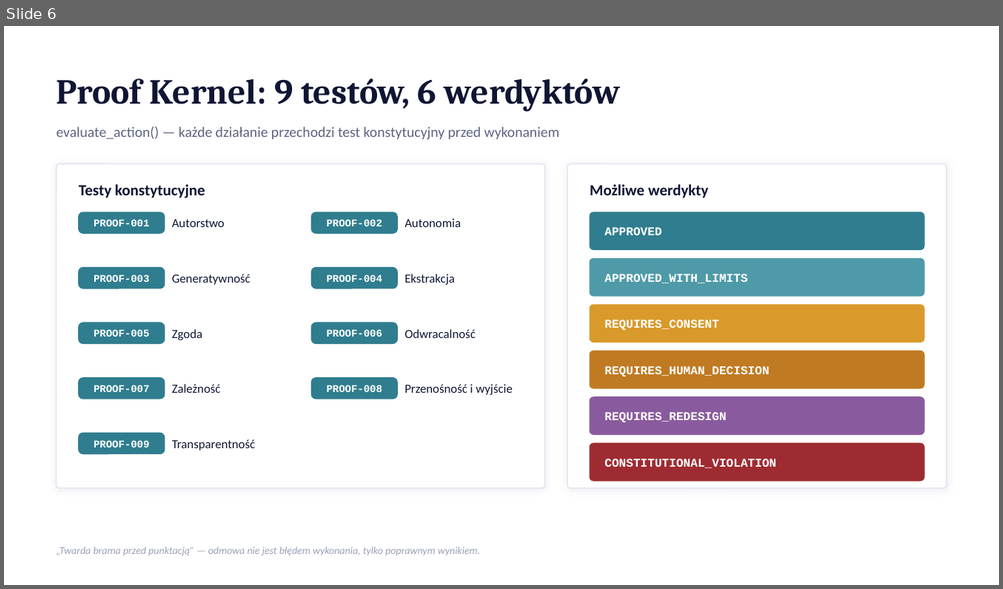
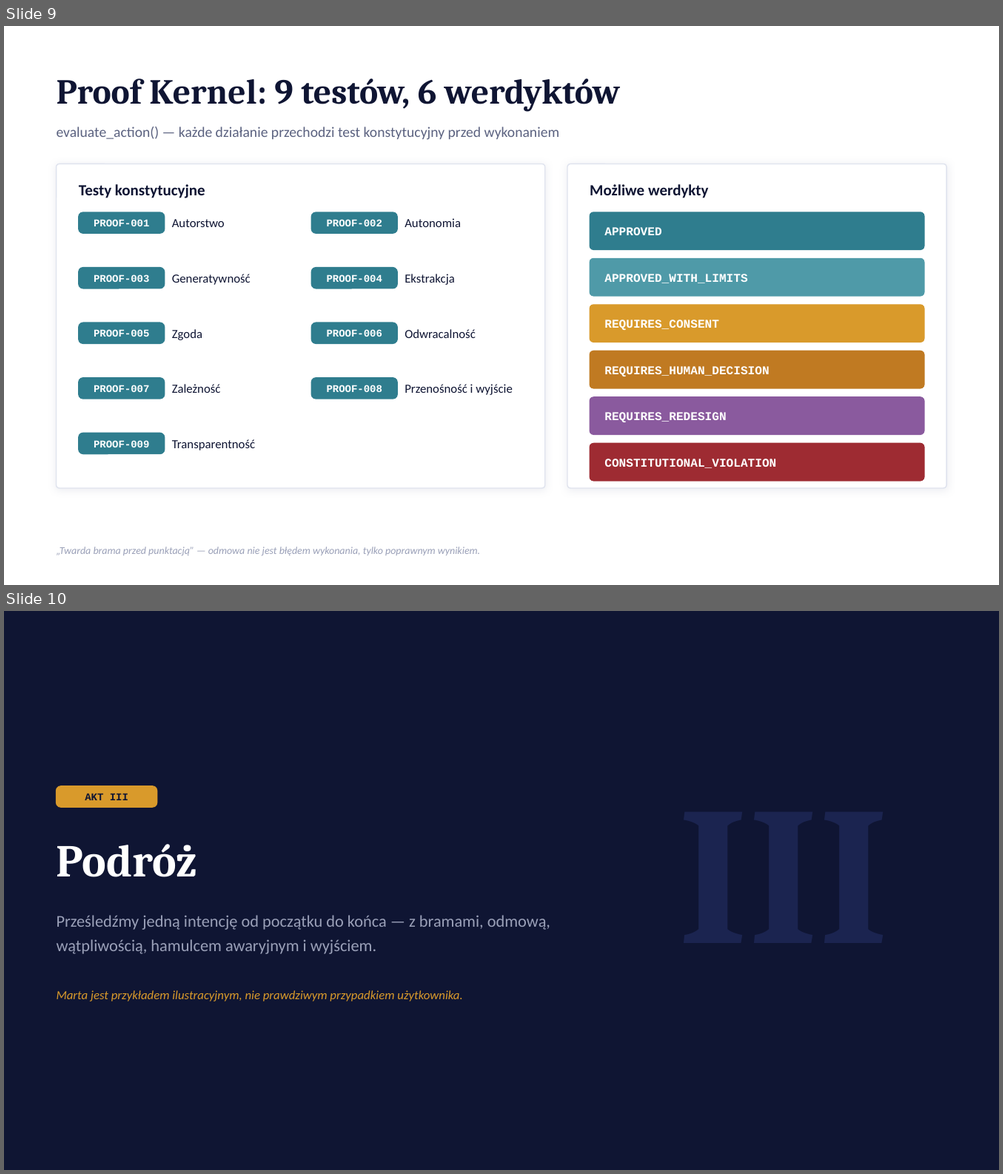
Before and after one commit to dudsi101-svg/Human-os, a slide deck: docs/presentation/Human-OS-prezentacja.pptx. Shown one above the other, each under a label of ours: slide 6 before the commit, slides 9 and 10 after it. The pictures are 1003x589 and 1003x1174 pixels, drawn with LibreOffice and Linux fonts; fonts in the diff are those of the drawing. Boxes give left, top, right and bottom in pixels: in the first picture for what was removed or moved away, otherwise in the second. Text is boxed around its words. In the diff, an @@ line names an element or a change of style, - is before the commit and + after.

```diff
--- a/docs/presentation/Human-OS-prezentacja.pptx
+++ b/docs/presentation/Human-OS-prezentacja.pptx
@@ slide 10 added at [4, 611, 999, 1170], background #0F1533 @@
@@ rounded rectangle added at [57, 786, 157, 807], fill #D99A2B, outline #D99A2B 1 pt @@
@@ text added at [85, 793, 128, 800], 10 pt, text #0F1533, bold @@
+AKT III
@@ text added at [57, 844, 198, 877], 44 pt, text #FFFFFF, bold @@
+Podróż
@@ text added at [57, 915, 550, 954], 16 pt, text #9AA0B8 @@
+Prześledźmy jedną intencję od początku do końca — z bramami, odmową, wątpliwością, hamulcem awaryjnym i wyjściem.
@@ text added at [57, 991, 462, 1002], 12 pt, text #D99A2B, italic @@
+Marta jest przykładem ilustracyjnym, nie prawdziwym przypadkiem użytkownika.
@@ what was slide 6 is now slide 9 @@
```
Also in this commit, not shown: 6 slides changed, 10 other slides added, 5 slides removed, 2 other files.
